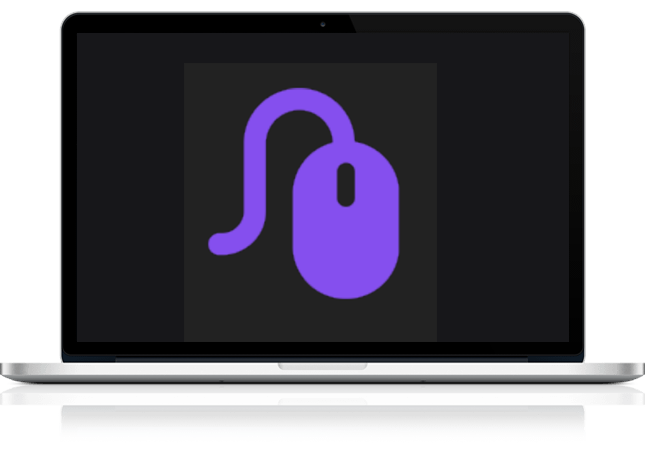
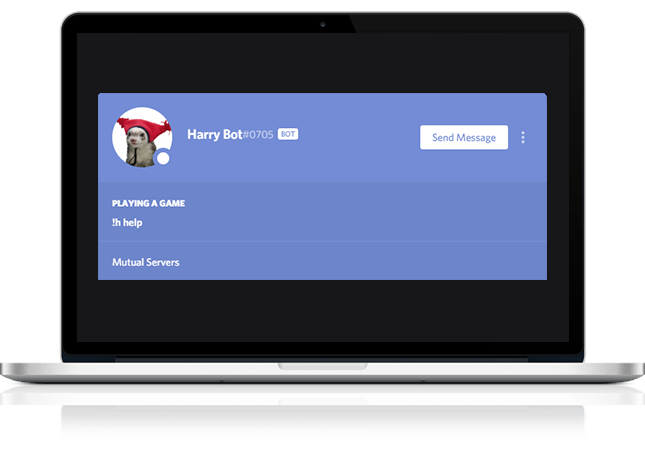
Comparing the layer stacks of the two 645 × 458 images. Changes:
hid "Layer 2" over [184, 63, 437, 342]
showed "harrybot", painted on it over [98, 93, 547, 280]
